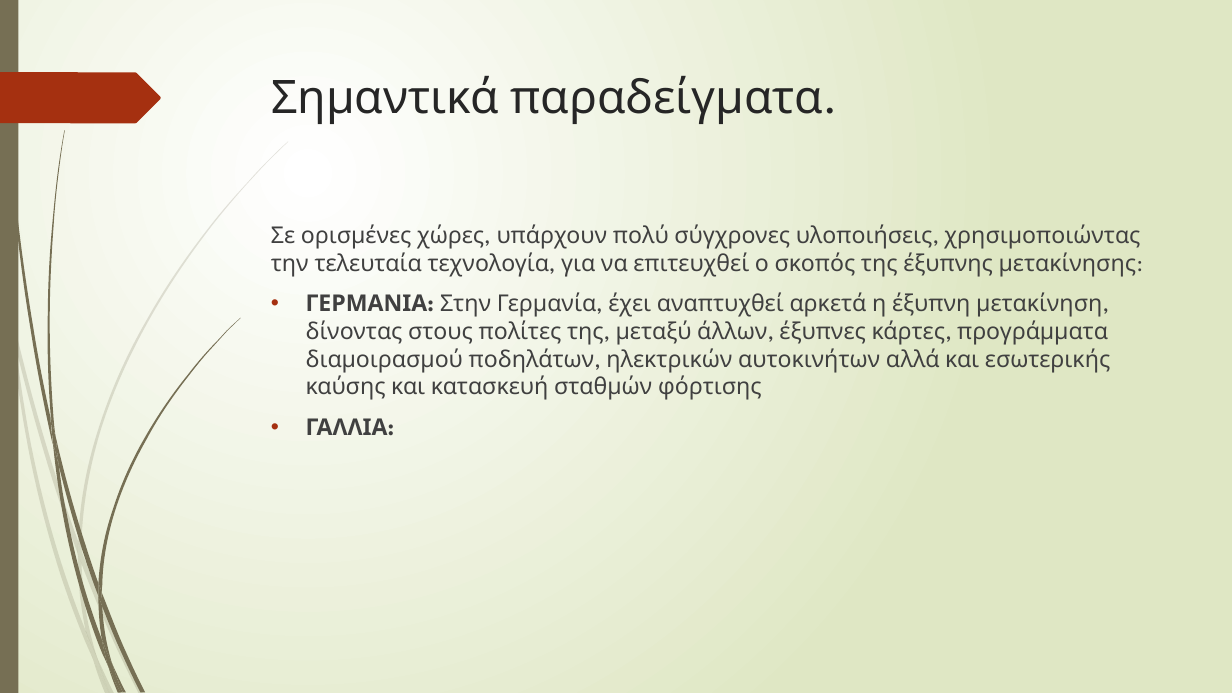
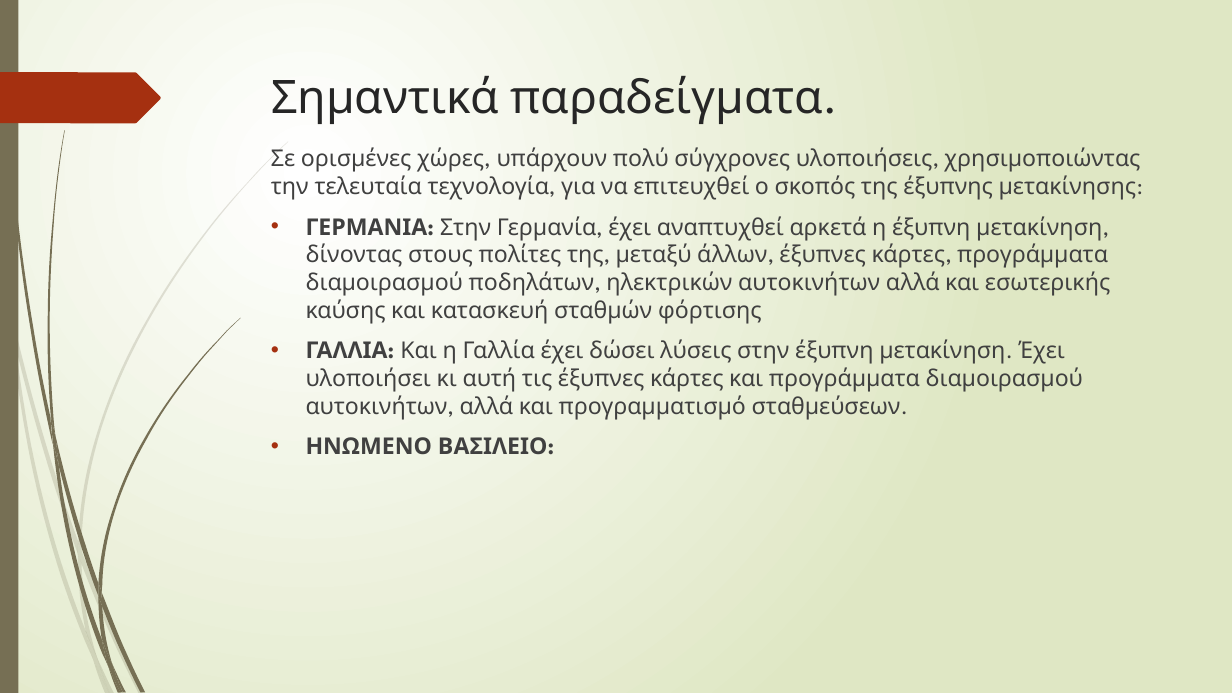
Before and after one commit to GeorgeMC2610/Contiki-Cooja-Simulations, a slide deck: slide 7 of final/p19204.pptx. Drawn at 1232x693 pixels with LibreOffice and Linux fonts; fonts in the diff are those of the drawing. Boxes give left, top, right and bottom in pixels: in the first picture for what was removed or moved away, otherwise in the second. Text is boxed around its words. In the diff, an @@ line names an element or a change of style, - is before the commit and + after.

Commit message:
γαλλια

```diff
--- a/final/p19204.pptx
+++ b/final/p19204.pptx
@@ text "Σε ορισμένες χώρες, υπάρχουν πολύ ...": place and size @@
-text "Σε ορισμένες χώρες, υπάρχουν πολύ ..." at <box>271,224,1140,435</box>
+text "Σε ορισμένες χώρες, υπάρχουν πολύ ..." at <box>271,147,1140,454</box>
@@ text at <box>306,339,1083,454</box>: text changed; bold off @@
-• ΓΑΛΛΙΑ:
+• ΓΑΛΛΙΑ: Και η Γαλλία έχει δώσει λύσεις στην έξυπνη μετακίνηση. Έχει υλοποιήσει κι αυτή τις έξυπνες κάρτες και προγράμματα διαμοιρασμού αυτοκινήτων, αλλά και προγραμματισμό σταθμεύσεων.
+• ΗΝΩΜΕΝΟ ΒΑΣΙΛΕΙΟ:
```
